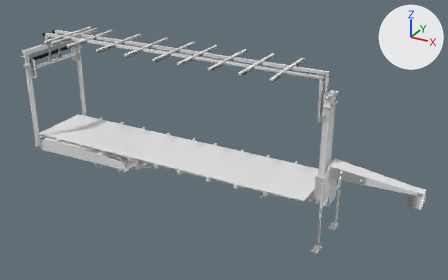
Two versions of the FBX model cage_trailer/meshes/trucks/tuning/flatbed.fbx, one commit apart.
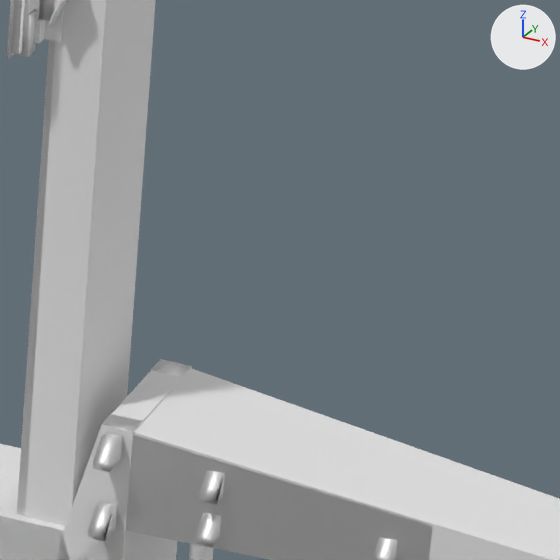
The first picture shows the older version from a 50 mm camera at (0.087, -0.197, 0.12) aimed at (-0.018, -0.007, 0.025). The close-ups show both versions on the part from 71% to 85% of the width and 42% to 65% of the height of that picture; other places that the commit changed are outside them. Every picture has the same lights, and +X, +Y and +Z are marked at upper right. Where no turn or scale is listed for an object, it has been applied to the vertices.

Objects in the first close-up: 'cdt_Body.012', 'cdt_Lift.011', 'cdt_RootNode.010', 'lift.007', 'main2.003'.
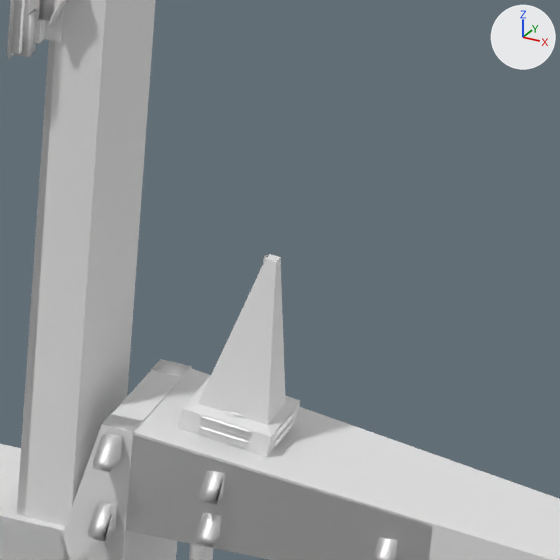
Where the change shows, as pixel boxes [x1, y1, x2, y2] in the close-ups (560 x 560 px):
'cdt_Cone.008', added: after [176, 254, 300, 457]
'cone.014', added: after [188, 255, 295, 449]

What changed in the scene script:
```text
Add mat_cone_mat:
    mat_cone_mat = principled_material('cone_mat')
    mat_cone_mat.base_color = (0.8, 0.8, 0.8)  # white #e7e7e7
    mat_cone_mat.metallic = 1.0
Add me_cube_120:
    me_cube_120.from_pydata(...)  # 16 vertices, 14 faces; spans x -0.00242..0.00171, y -0.00202..0.00198, z -0.00073..0.00782
Add me_cube_141:
    me_cube_141.from_pydata(...)  # 2320 vertices, 2304 faces; spans x -0.00211..0.00199, y 0.0042..0.00822, z 0.00056..0.00905
    me_cube_141.materials.append(mat_cone_mat)  # white #e7e7e7
Add ob_cdt_cone_008:
    ob_cdt_cone_008 = bpy.data.objects.new('cdt_Cone.008', me_cube_120)
    ob_cdt_cone_008.location = (0.02825, 0.00001, 0.02158)
Add ob_cone_014:
    ob_cone_014 = bpy.data.objects.new('cone.014', me_cube_141)
    ob_cone_014.location = (0.02803, -0.00621, 0.02035)
```
